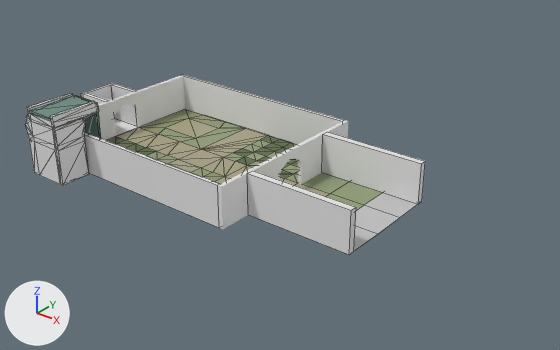
Two versions of the FBX model Assets/3D_Models/FBXExports/GroundworkForProject.fbx, one commit apart.
One viewpoint serves both versions: a 50 mm camera at (57.4, -57.3, 36.9) aimed at (12.8, -1.5, 2.3). Every picture has the same lights, and +X, +Y and +Z are marked at lower left. The first picture is the older version. Mesh edges are drawn as thin lines on the coarser meshes. Where no turn or scale is listed for an object, it has been applied to the vertices.

In view in the first picture: 'BackWall', 'FrontWall', 'LeftWall', 'MainAreaFLoor', 'RightWall', 'StartRoomLeftWall', 'SwordRoomFloor', 'SwordRoomLeftWall', 'SwordRoomRightWall', 'WaterfallStructure', 'WaterfallWater' and 3 more.
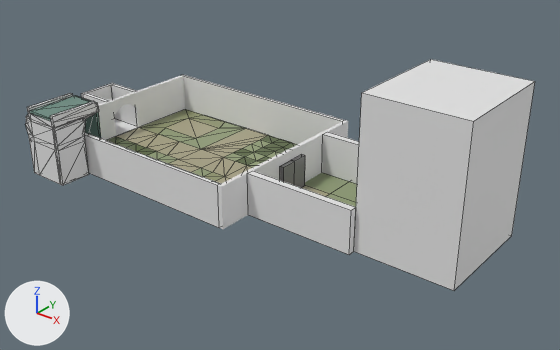
Pixel boxes [x1, y1, x2, y2] of what changed, in the pictures (560 x 350 px):
'Box001', added
    after: [354, 59, 535, 291]
'Door001', added
    after: [292, 154, 305, 188]
'Door', added
    after: [280, 160, 295, 185]
'SwordRoomLeftWall', unchanged, covered by the edit
    before: [322, 132, 425, 204]
    after: [322, 132, 359, 184]
'SwordRoomFloor', unchanged, covered by the edit
    before: [295, 173, 418, 251]
    after: [302, 173, 357, 207]

The edits, one by one:
Mesh me_mesh_016 is new.
It is a box spanning x 0.02..0.52, y 0.0..1.83, z 0.0..3.51.
It uses material mat_material__13 (grey #838383).
Mesh me_mesh_015 is new.
It is a box spanning x 0.0..0.5, y -1.83..0.0, z 0.0..3.51.
It uses material mat_material__13 (grey #838383).
Mesh me_mesh_017 is new.
It is a box spanning x 0.0..10.0, y -5.8..5.8, z 0.0..15.2.
Object 'Door' (ob_door) is new; it shows me_mesh_016.
Its location is (12.96, -1.83, 0.0).
Object 'Door001' (ob_door001) is new; it shows me_mesh_015.
Its location is (12.98, 1.83, 0.0).
Object 'Box001' (ob_box001) is new; it shows me_mesh_017.
Its location is (24.93, -0.19, 0.0).
